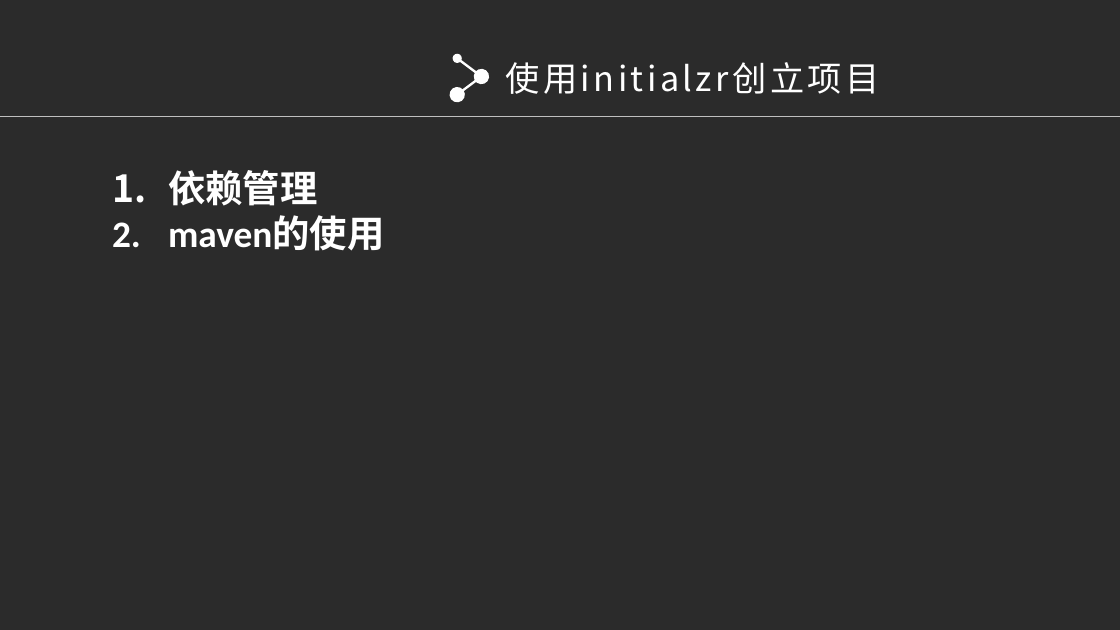
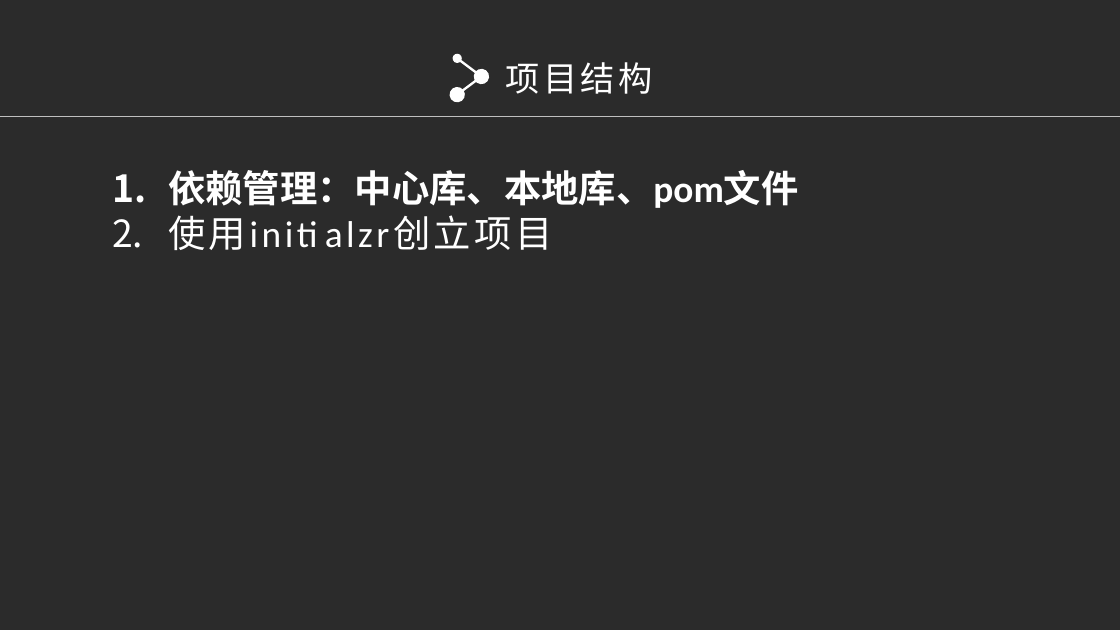
Before and after one commit to baiyuqi/course-space, a slide deck: slide 4 of document/讲义（ppt）/0-j2ee应用开发技术-开发入门.pptx (slide 6 before the commit). Drawn at 1120x630 pixels with LibreOffice and Linux fonts; fonts in the diff are those of the drawing; background and template pictures are left out; a plain dark background stands for a picture behind light text. Boxes give left, top, right and bottom in pixels: in the first picture for what was removed or moved away, otherwise in the second. Text is boxed around its words. In the diff, an @@ line names an element or a change of style, - is before the commit and + after.

```diff
--- a/document/讲义（ppt）/0-j2ee应用开发技术-开发入门.pptx
+++ b/document/讲义（ppt）/0-j2ee应用开发技术-开发入门.pptx
@@ text at [506, 62, 653, 94]: text changed @@
-使用initialzr创立项目
+项目结构
@@ text at [168, 170, 798, 250]: text changed @@
-  1. 依赖管理
-  2. maven的使用
+  1. 依赖管理：中心库、本地库、pom文件
+  2. 使用initialzr创立项目
```
Also in this commit, not shown: 1 other slide changed, 1 slide added, 3 slides removed, 18 other files.
